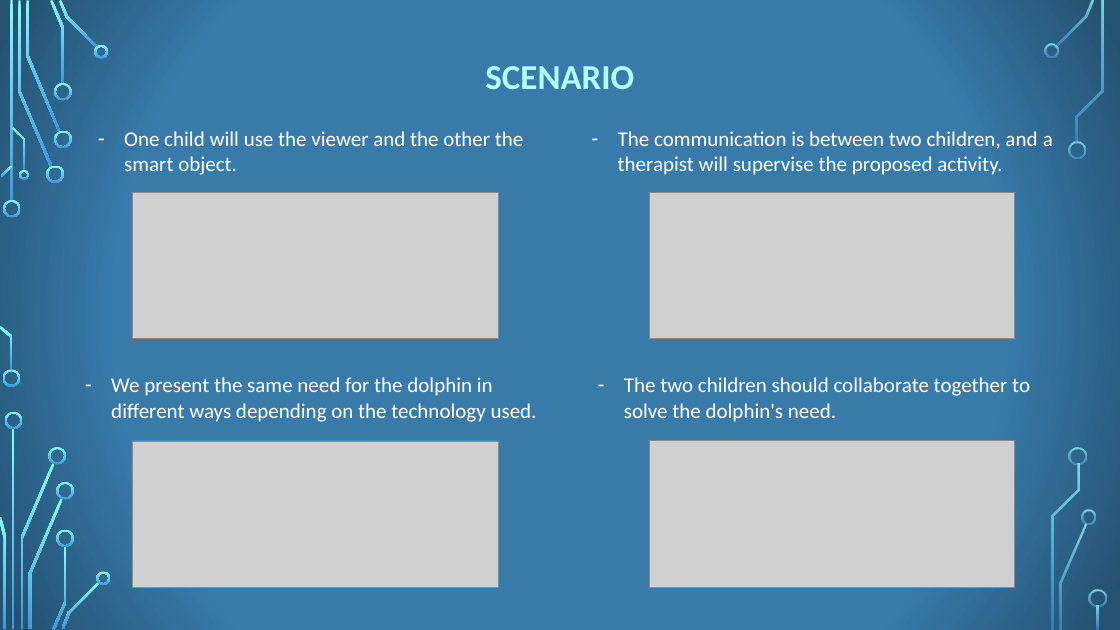
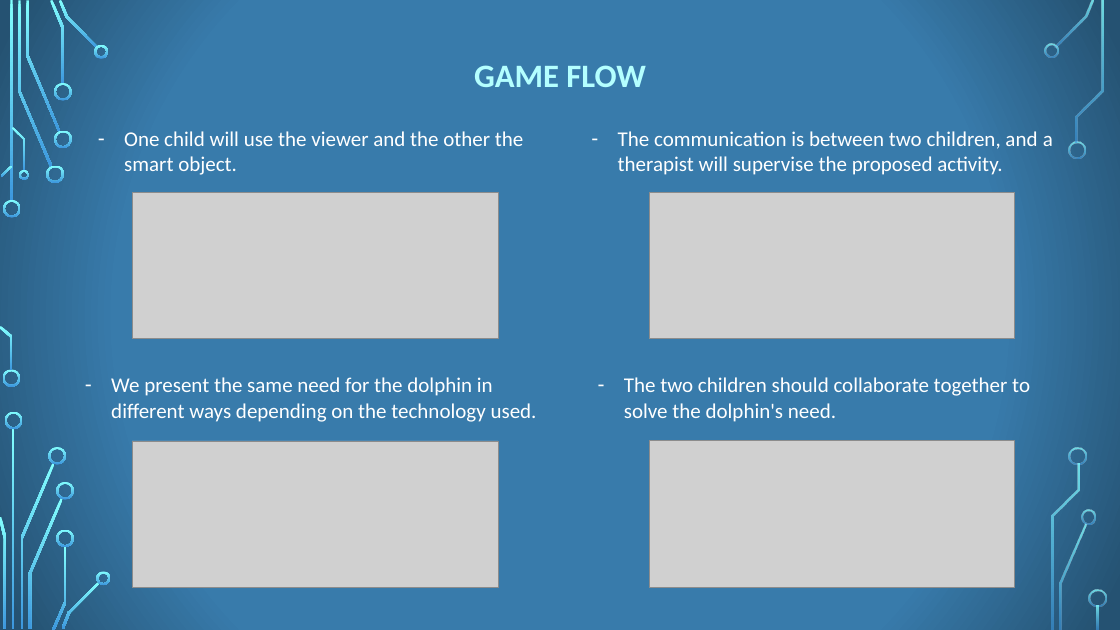
Before and after one commit to Ciuse/TamaDolphin, a slide deck: slide 7 of 13_TANGIBLEVR_2018_19_PITCH.pptx. Drawn at 1120x630 pixels with LibreOffice and Linux fonts; fonts in the diff are those of the drawing; grey boxes stand for pictures; background and template pictures are left out. Boxes give left, top, right and bottom in pixels: in the first picture for what was removed or moved away, otherwise in the second. Text is boxed around its words. In the diff, an @@ line names an element or a change of style, - is before the commit and + after.

```diff
--- a/13_TANGIBLEVR_2018_19_PITCH.pptx
+++ b/13_TANGIBLEVR_2018_19_PITCH.pptx
@@ text at <box>474,65,645,87</box>: text changed; size 30 to 28 pt @@
-SCENARIO
+GAME FLOW
```
Also in this commit, not shown: 8 other slides changed, 1 slide added, 1 slide removed, 2 other files.
